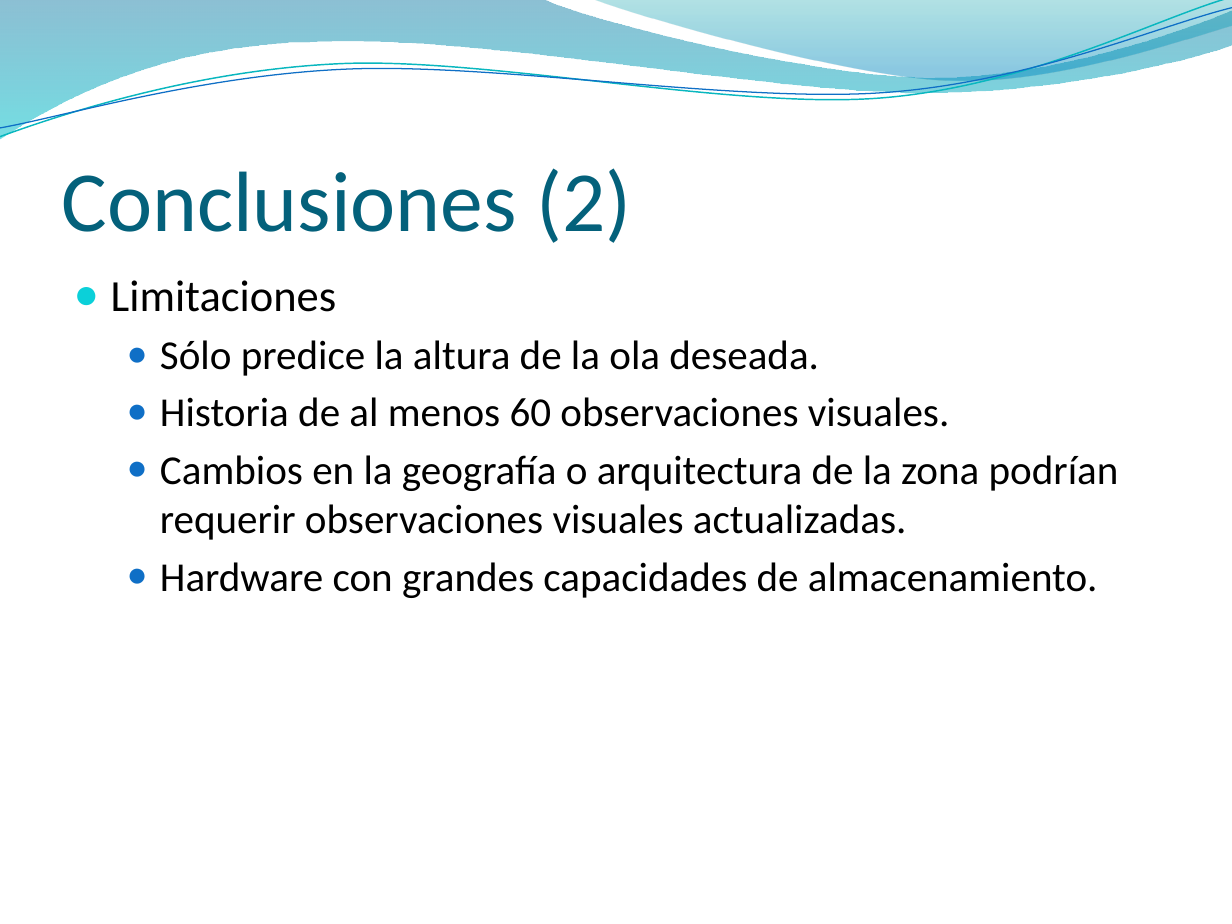
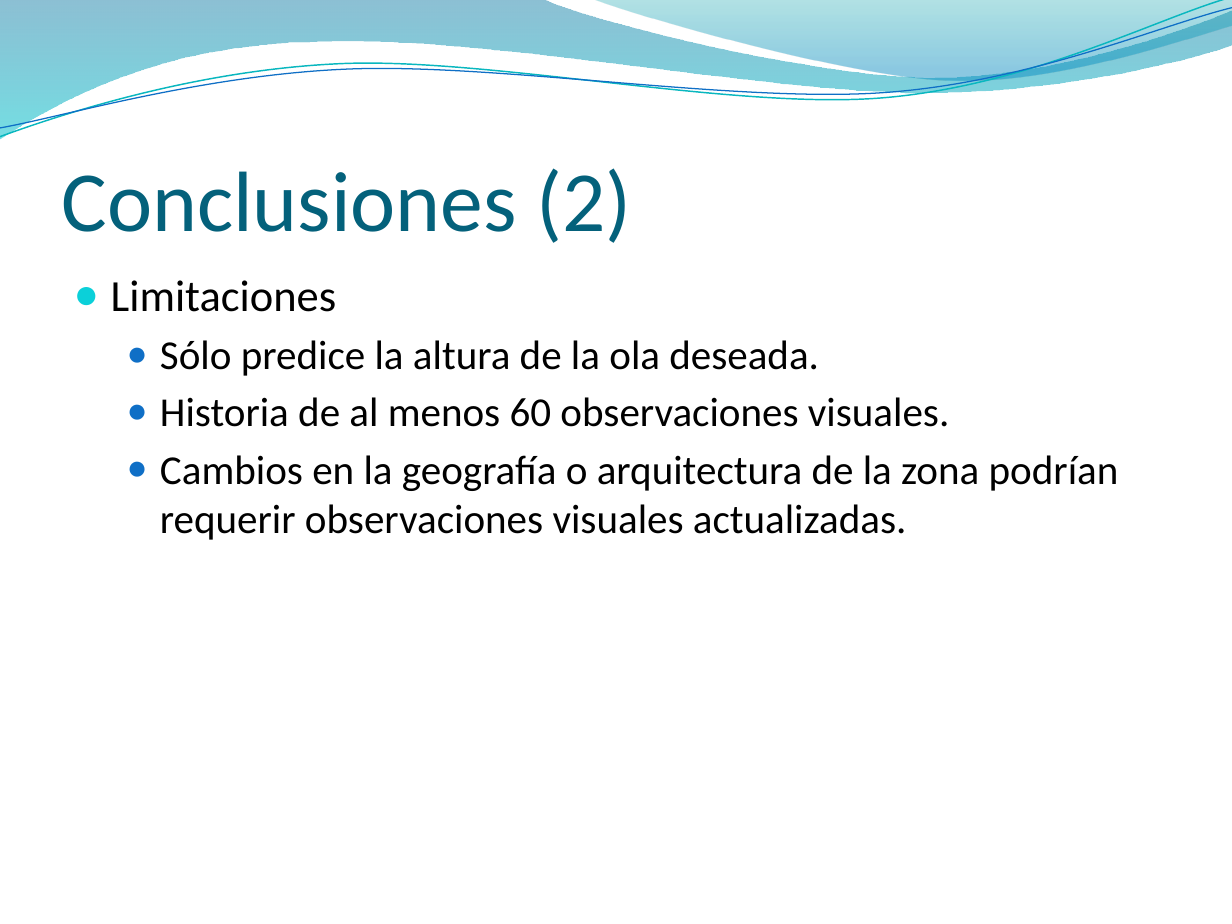
Before and after one commit to jaffadog/neuralito, a slide deck: slide 28 of neuralito/ArfGen/docs/Entregas/Informe Final/presentacion/maxi2.pptx. Drawn at 1232x924 pixels with LibreOffice and Linux fonts; fonts in the diff are those of the drawing; background and template pictures are left out. Boxes give left, top, right and bottom in pixels: in the first picture for what was removed or moved away, otherwise in the second. Text is boxed around its words. In the diff, an @@ line names an element or a change of style, - is before the commit and + after.

```diff
--- a/neuralito/ArfGen/docs/Entregas/Informe Final/presentacion/maxi2.pptx
+++ b/neuralito/ArfGen/docs/Entregas/Informe Final/presentacion/maxi2.pptx
@@ text at (160,562,1098,598): paragraph removed @@
-  ● Hardware con grandes capacidades de almacenamiento.
```
